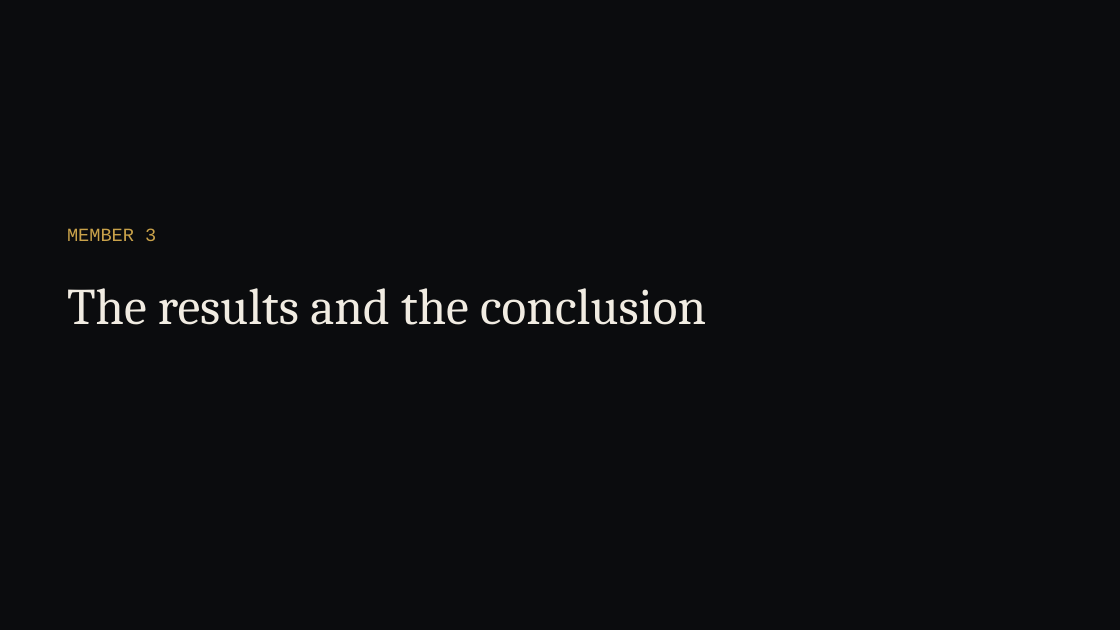
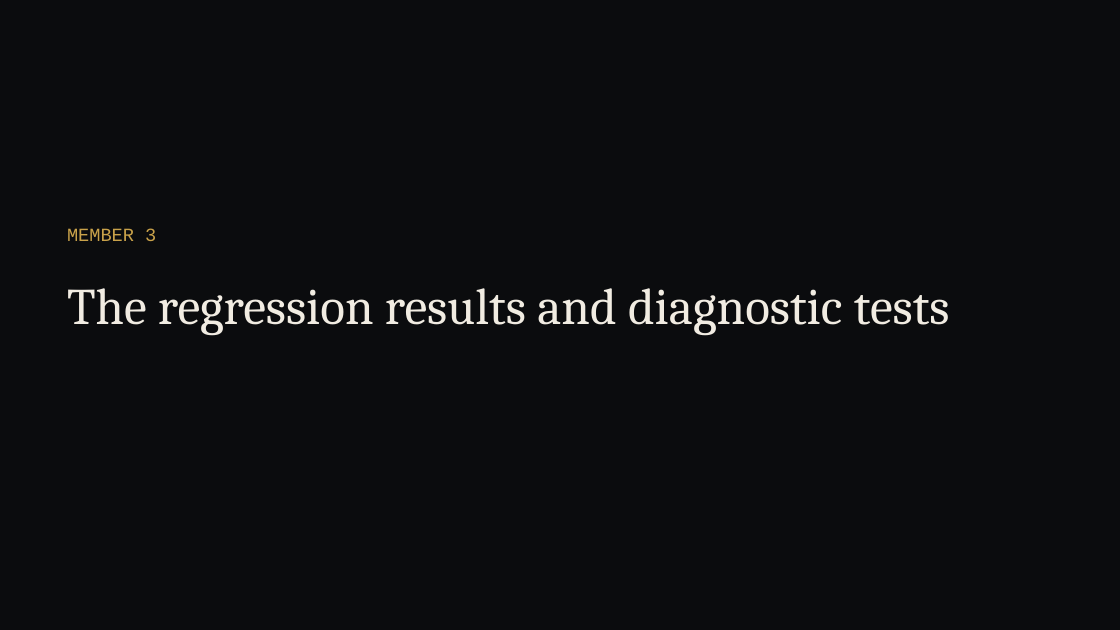
Before and after one commit to ruufaayl/fallingrupee, a slide deck: slide 14 of presentation/The_Price_of_a_Falling_Rupee_Deck.pptx. Drawn at 1120x630 pixels with LibreOffice and Linux fonts; fonts in the diff are those of the drawing. Boxes give left, top, right and bottom in pixels: in the first picture for what was removed or moved away, otherwise in the second. Text is boxed around its words. In the diff, an @@ line names an element or a change of style, - is before the commit and + after.

```diff
--- a/presentation/The_Price_of_a_Falling_Rupee_Deck.pptx
+++ b/presentation/The_Price_of_a_Falling_Rupee_Deck.pptx
@@ text at (67,288,950,335): text changed @@
-The results and the conclusion
+The regression results and diagnostic tests
```
Also in this commit, not shown: 15 other slides changed, 4 slides added, 3 slides removed, 34 other files.
